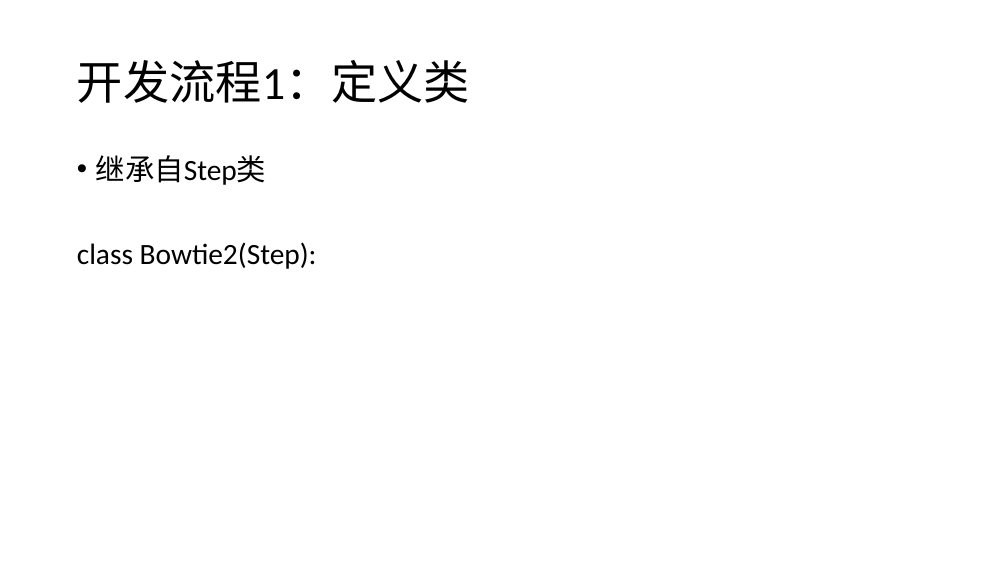
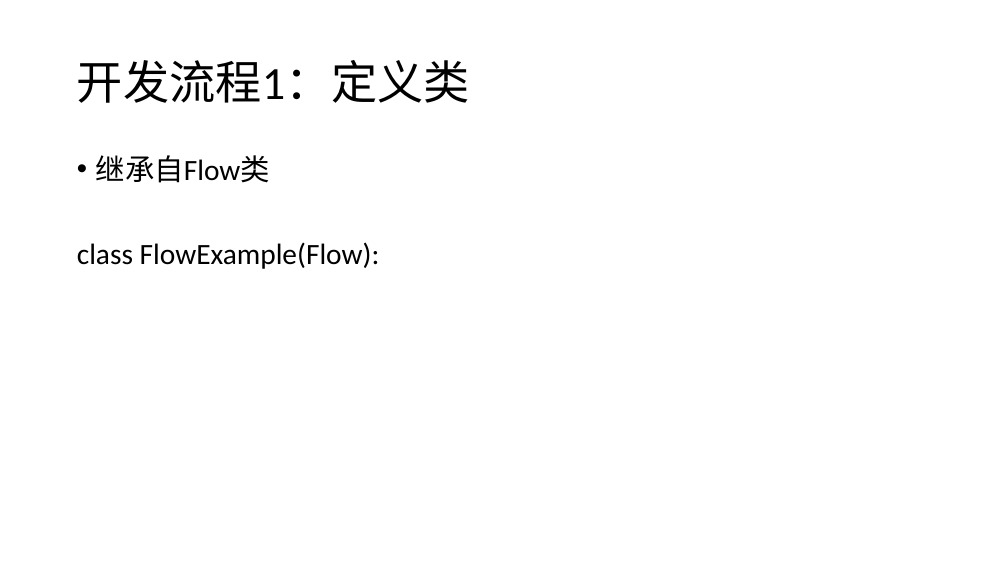
Before and after one commit to chansigit/HCAChina-Doc, a slide deck: slide 19 of 施工文档/开发文档/HCA-China Pipeline Framework 魏征.pptx (slide 7 before the commit). Drawn at 1008x567 pixels with LibreOffice and Linux fonts; fonts in the diff are those of the drawing. Boxes give left, top, right and bottom in pixels: in the first picture for what was removed or moved away, otherwise in the second. Text is boxed around its words. In the diff, an @@ line names an element or a change of style, - is before the commit and + after.

Commit message:
更新Configure基因组相关配置方法，更新Flow流程支持

```diff
--- a/施工文档/开发文档/HCA-China Pipeline Framework 魏征.pptx
+++ b/施工文档/开发文档/HCA-China Pipeline Framework 魏征.pptx
@@ text at bbox=[77, 155, 380, 269]: text changed @@
-• 继承自Step类
-class Bowtie2(Step):
+• 继承自Flow类
+class FlowExample(Flow):
```
Also in this commit, not shown: 9 slides added.
